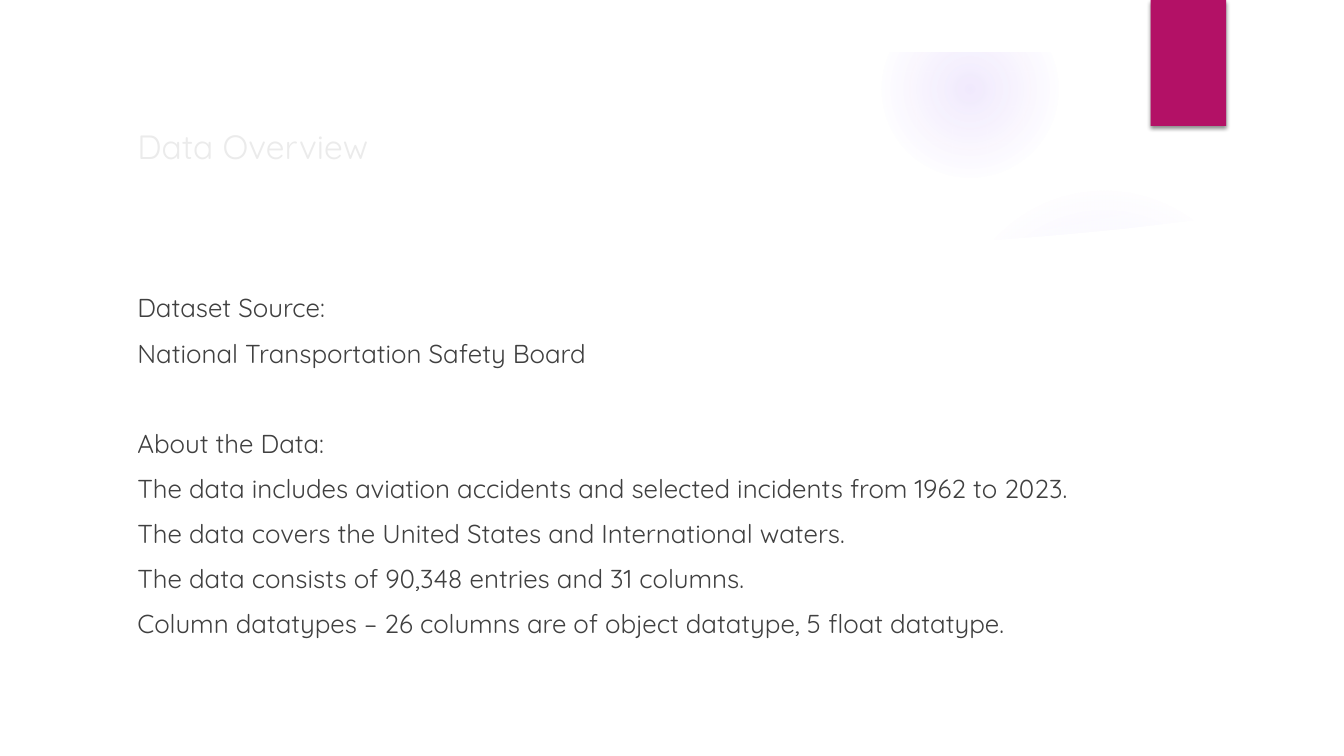
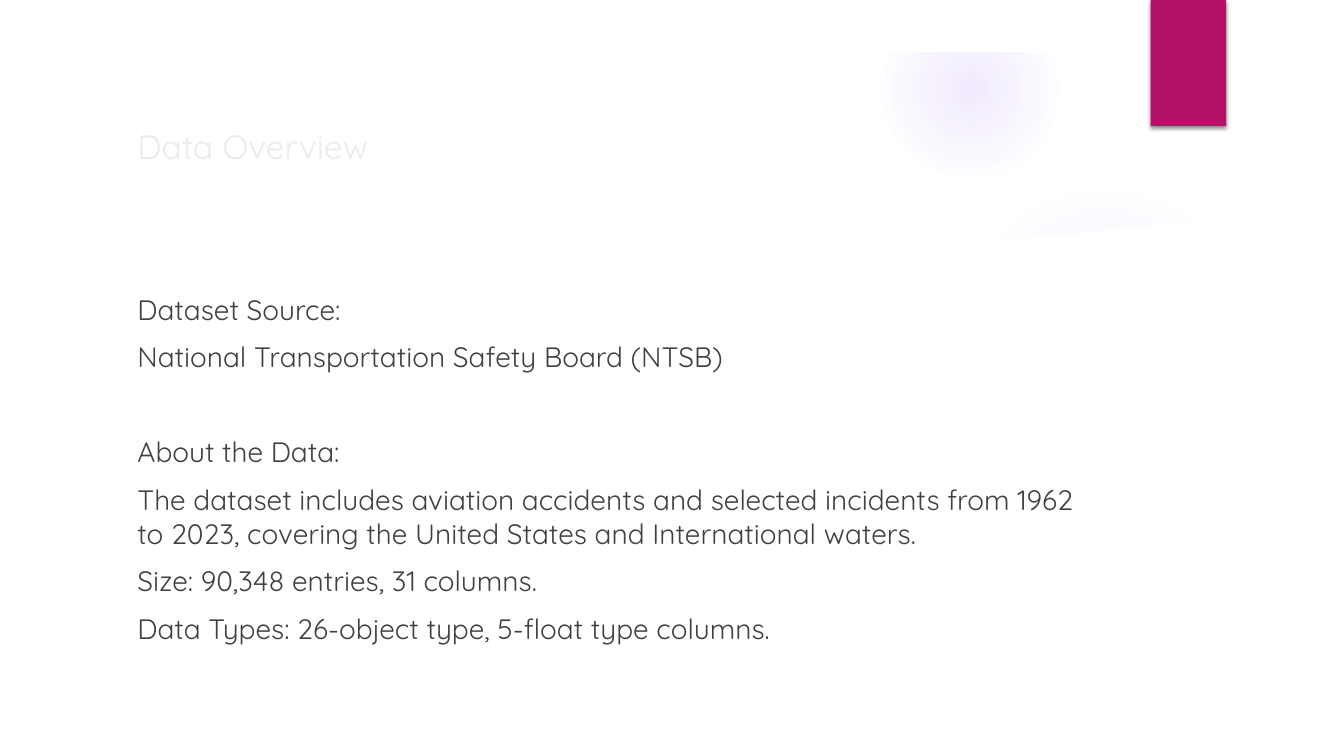
Before and after one commit to JenipherOduor/Project_plane, a slide deck: slide 3 of Aviation Accident Analysis and Recommendations.pptx. Drawn at 1344x756 pixels with LibreOffice and Linux fonts; fonts in the diff are those of the drawing; background and template pictures are left out. Boxes give left, top, right and bottom in pixels: in the first picture for what was removed or moved away, otherwise in the second. Text is boxed around its words. In the diff, an @@ line names an element or a change of style, - is before the commit and + after.

Commit message:
Changes to Presentation

```diff
--- a/Aviation Accident Analysis and Recommendations.pptx
+++ b/Aviation Accident Analysis and Recommendations.pptx
@@ text at box(137, 300, 341, 463): size 18.5 to 20 pt in "Dataset Source:", "About the Data:" @@
@@ text at box(137, 346, 723, 373): text changed; size 18.5 to 20 pt @@
-National Transportation Safety Board
+National Transportation Safety Board (NTSB)
@@ text at box(137, 489, 1073, 645): text changed; size 18.5 to 20 pt @@
-The data includes aviation accidents and selected incidents from 1962 to 2023.
-The data covers the United States and International waters.
-The data consists of 90,348 entries and 31 columns.
-Column datatypes – 26 columns are of object datatype, 5 float datatype.
+The dataset includes aviation accidents and selected incidents from 1962 to 2023, covering the United States and International waters.
+Size: 90,348 entries, 31 columns.
+Data Types: 26-object type, 5-float type columns.
```
Also in this commit, not shown: 7 other slides changed.
